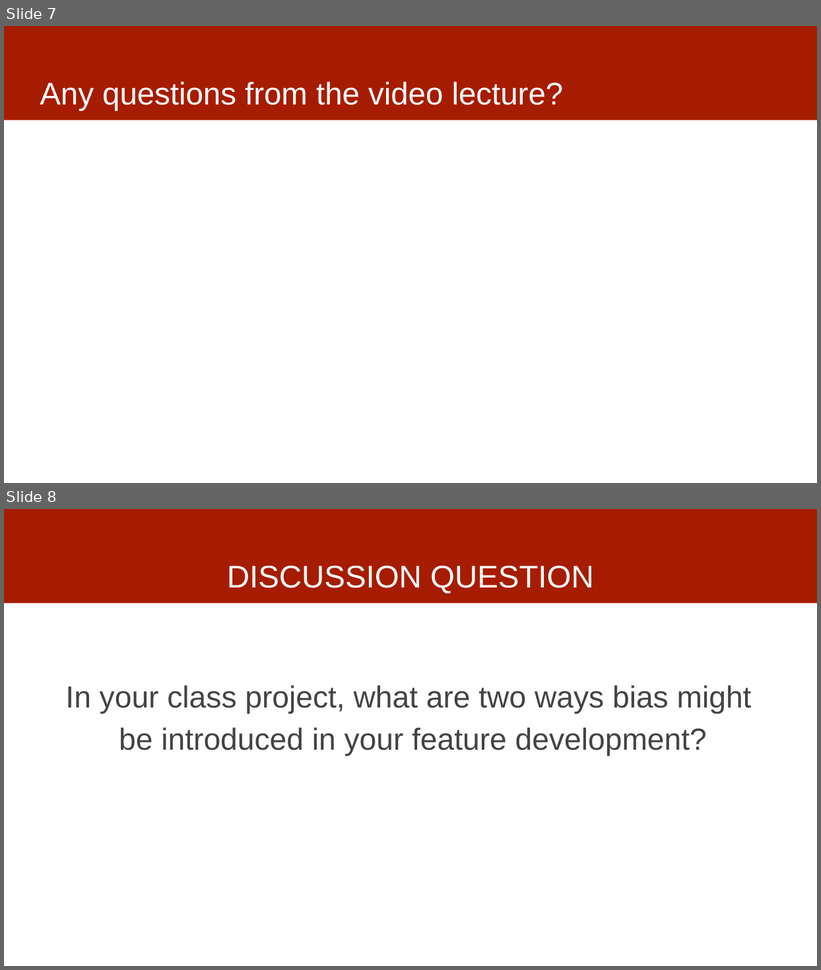
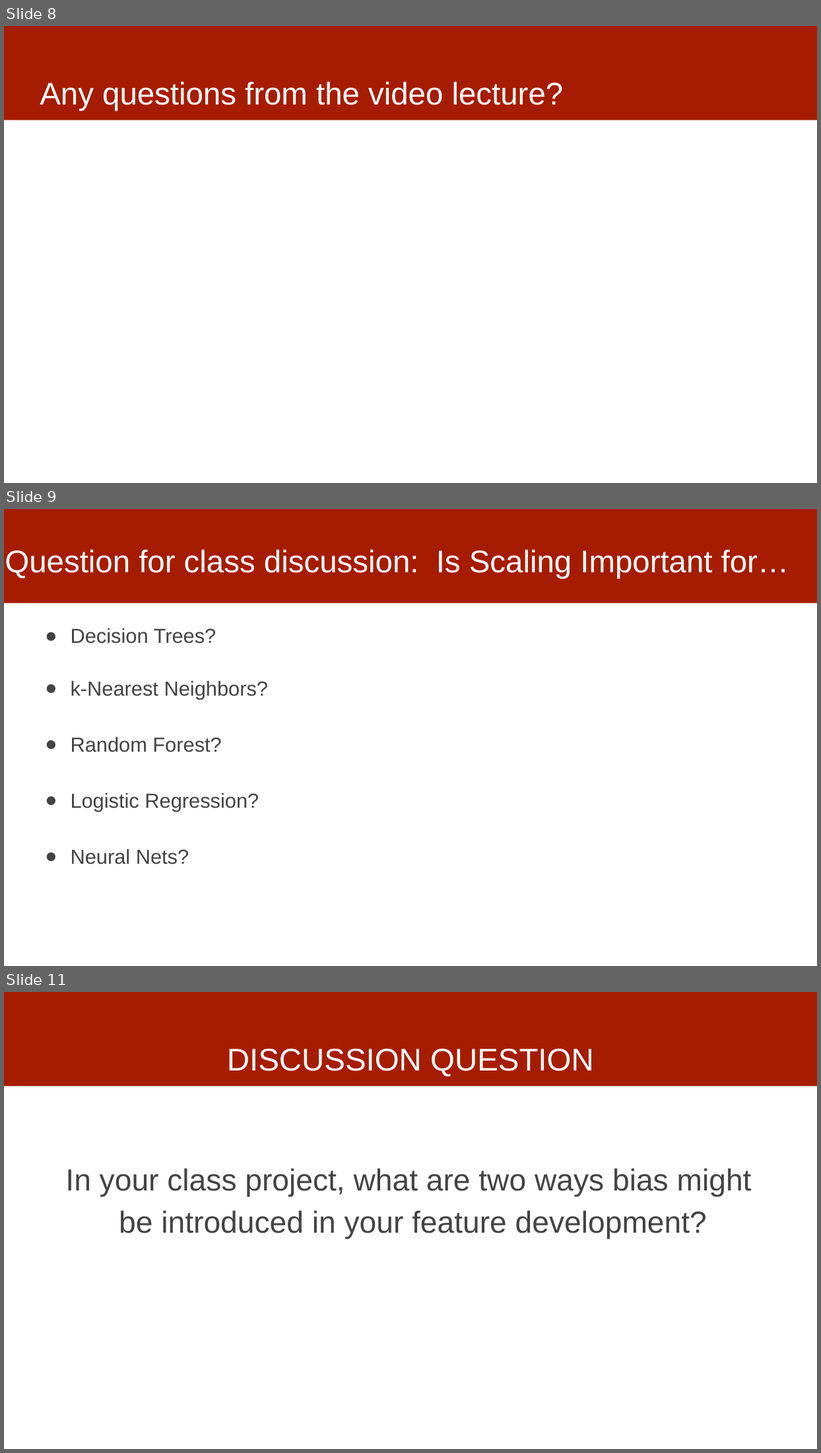
Before and after one commit to dssg/mlforpublicpolicylab, a slide deck: 05 - Features/features-discussion.pptx. Shown one above the other, each under a label of ours: slides 7 and 8 before the commit, slides 8, 9 and 11 after it; the slides between them are not shown. The pictures are 821x970 and 821x1453 pixels, drawn with LibreOffice and Linux fonts; fonts in the diff are those of the drawing. Boxes give left, top, right and bottom in pixels: in the first picture for what was removed or moved away, otherwise in the second. Text is boxed around its words. In the diff, an @@ line names an element or a change of style, - is before the commit and + after.

Commit message:
feature discussion slides update

```diff
--- a/05 - Features/features-discussion.pptx
+++ b/05 - Features/features-discussion.pptx
@@ slide 9 added at box(4, 509, 817, 966), background #FFFFFF; not listed: 1 template element that a slide beside it also shows @@
@@ title added at box(5, 549, 789, 579), 37 pt, text #FFFFFF @@
+Question for class discussion: Is Scaling Important for…
@@ text added at box(71, 628, 269, 865), 24 pt, text #434343 @@
+● Decision Trees?
+● k-Nearest Neighbors?
+● Random Forest?
+● Logistic Regression?
+● Neural Nets?
@@ what was slide 7 is now slide 8 @@
@@ what was slide 8 is now slide 11 @@
```
Also in this commit, not shown: 3 slides changed, 4 other slides added.
